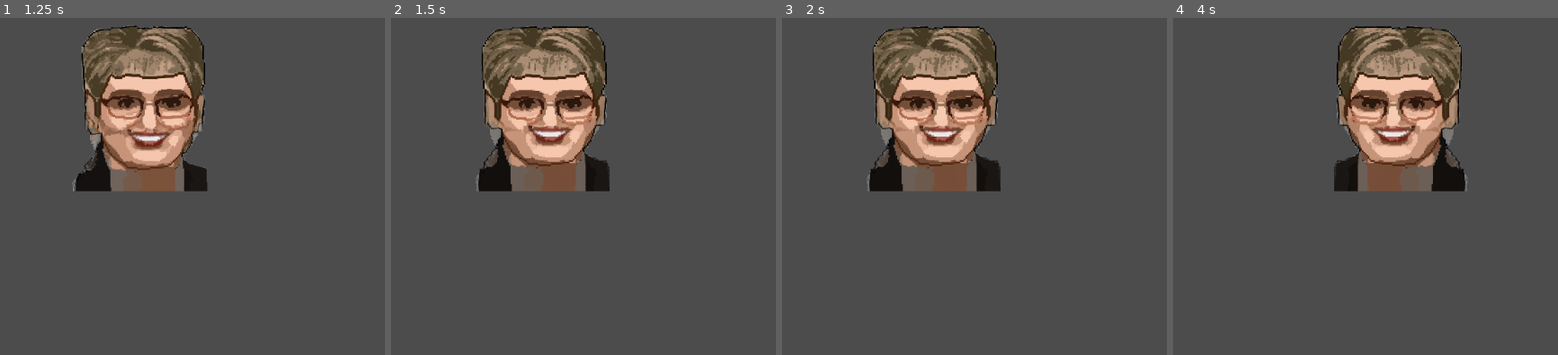
Above: before the commit, frames 1-4 (left to right).
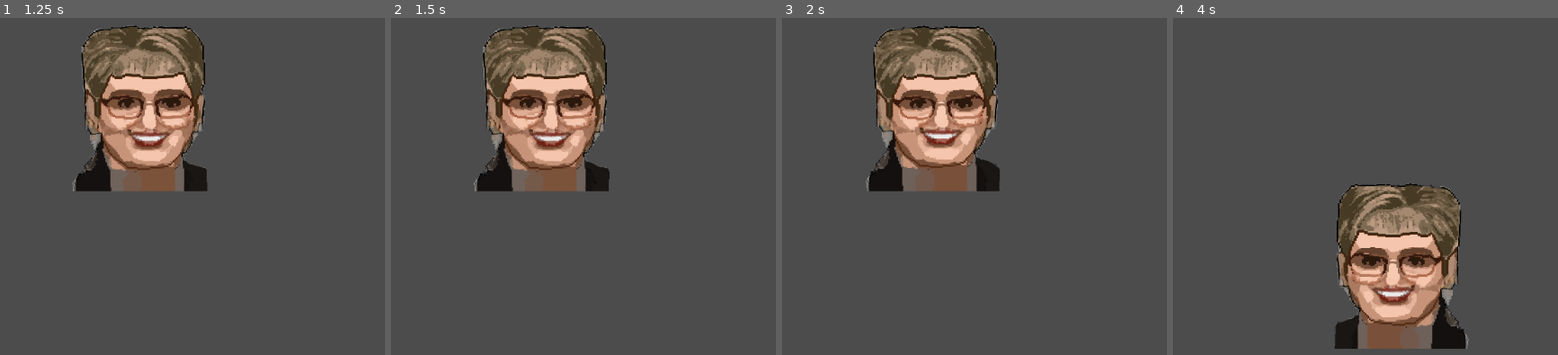
Above: after the commit, the same moments.

Repository: SaturdayGroup/game
Game: Godot game, scene res://Monsters/Hillarick/Hillarick.tscn
The game is run twice, just before and just after one commit, with the same random seed, the same clock (stepped at 60 frames per second) and the same inputs.
Inputs:
- Up to frame 1 (1.25 s): tap Enter at 0.5 s; hold Right (ui_right) from 0.53 s (still down)
- Up to frame 2 (1.5 s): release Right (ui_right) at 1.28 s; hold Down (ui_down) from 1.28 s (still down)
- Up to frame 3 (2 s): keep holding Down (ui_down)
- Up to frame 4 (4 s): release Down (ui_down) at 2.03 s; hold Right (ui_right) 2.03-2.78 s; hold Up (ui_up) 2.78-3.53 s; hold Left (ui_left) from 3.53 s (still down)

Frame 1 is identical in both runs. In frame 2, 4.5% of the frame differs, in the area x 21-57%, y 2-52%; in frame 3, 2.5%; in frame 4, 28%, in the area x 41-77%, y 2-99%.

Commit message:
Added y movement

Diff:
--- a/Monsters/Hillarick/Movement.gd
+++ b/Monsters/Hillarick/Movement.gd
@@ -16,6 +16,10 @@
 		velocity.x += 1
 	if Input.is_action_pressed("ui_left"):
 		velocity.x -= 1
+	if Input.is_action_pressed("ui_up"):
+		velocity.y += 1
+	if Input.is_action_pressed("ui_down"):
+		velocity.y -= 1
 
 	# Update sprite direction
 	if velocity.x != 0:
